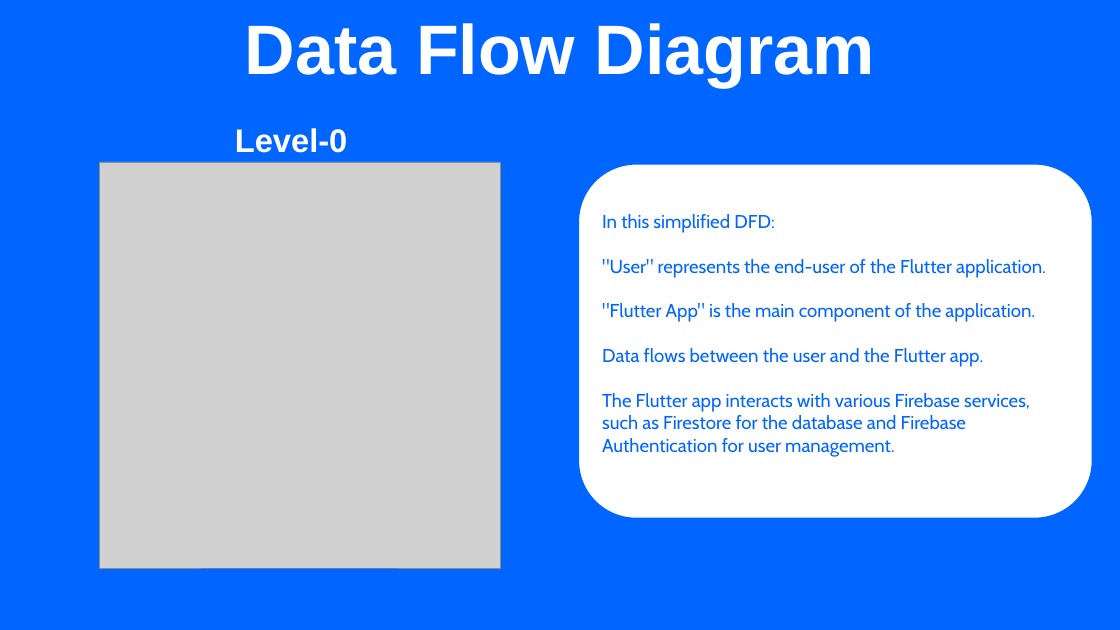
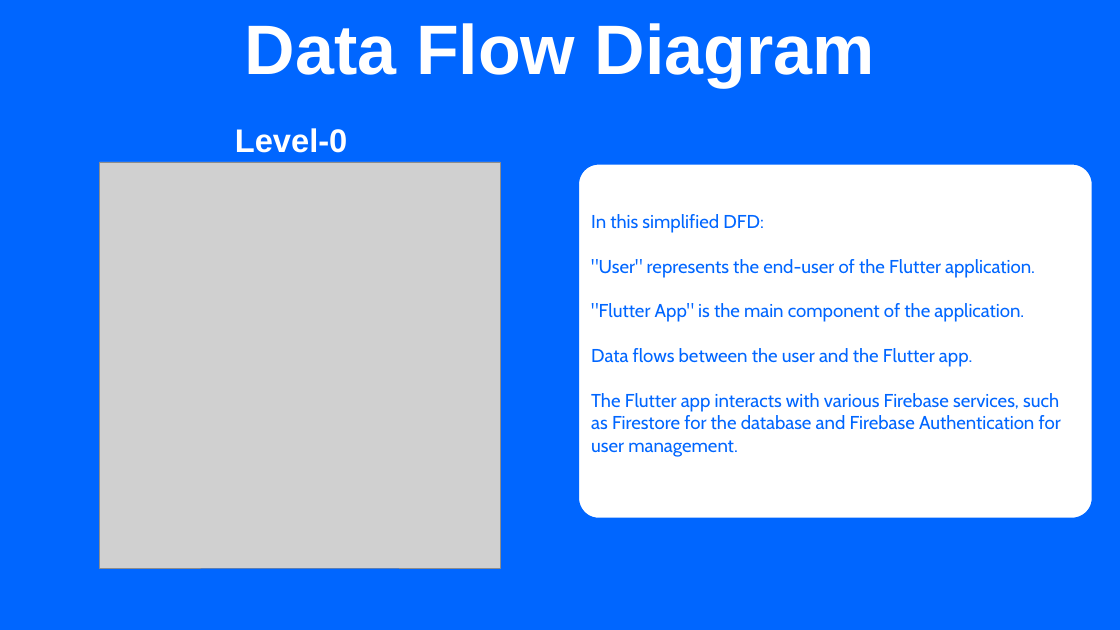
Before and after one commit to dakshraman/Messager, a slide deck: slide 4 of Messager.pptx. Drawn at 1120x630 pixels with LibreOffice and Linux fonts; fonts in the diff are those of the drawing; grey boxes stand for pictures. Boxes give left, top, right and bottom in pixels: in the first picture for what was removed or moved away, otherwise in the second. Text is boxed around its words. In the diff, an @@ line names an element or a change of style, - is before the commit and + after.

```diff
--- a/Messager.pptx
+++ b/Messager.pptx
@@ rounded rectangle "In this simplified DFD:" at (x1=576, y1=162, x2=1095, y2=521): proportions changed @@
```
Also in this commit, not shown: 5 other slides changed, 1 slide added, 1 slide removed, 58 other files.
